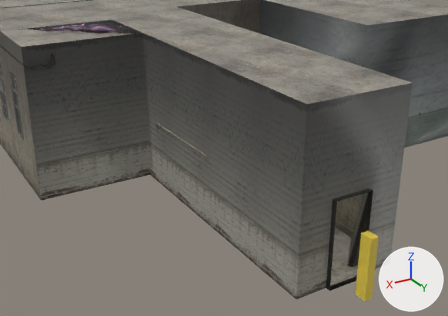
Before and after pictures for a commit that changed the glTF model assets/interiors/1_door.gltf.
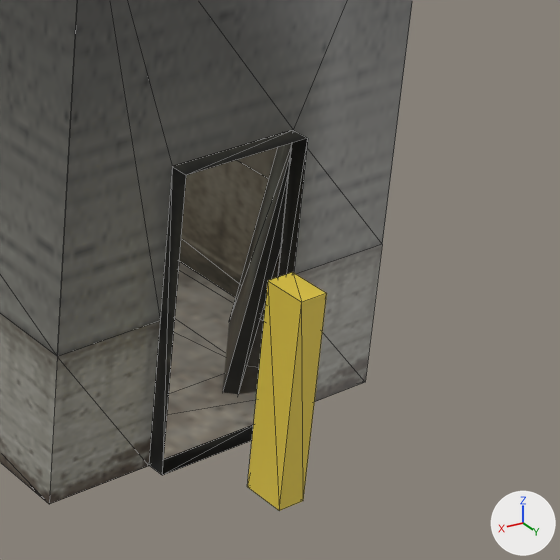
Old and new are each drawn from a camera (50 mm lens) standing at (61.1, 141.6, 59.0) and looking at (15.6, 65.6, 21.1) and again close up on the part from 63% to 100% of the width and 47% to 100% of the height. The lights are fixed; the arrows at lower right show +X, +Y and +Z. The close-ups show mesh edges as thin lines. Where no turn or scale is listed for an object, it has been applied to the vertices.

Objects in the first close-up: 'Entrance Hall Broken Door', 'Entrance Hall Doorway', 'Main Room Ground', 'Main Room Walls', 'Player Reference'.
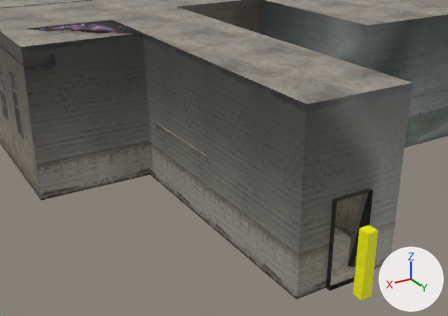
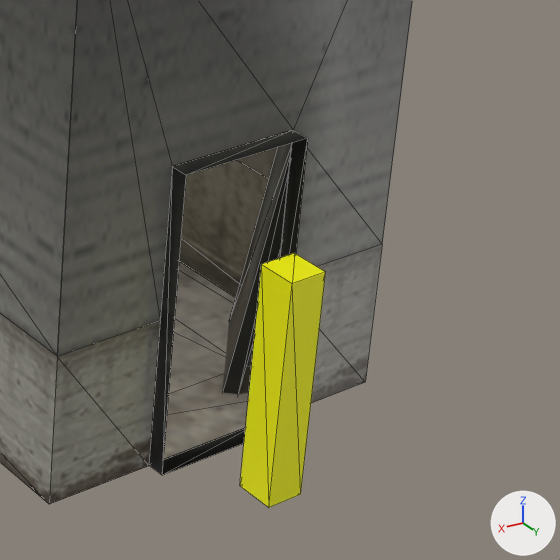
Diff of the bpy script that builds the scene:
```diff
--- a/assets/interiors/1_door.gltf.py
+++ b/assets/interiors/1_door.gltf.py
@@ mat_player_ref @@
+mat_player_ref = principled_material('Player Ref')
+mat_player_ref.base_color = (1.0, 1.0, 0.0)  # yellow #ffff00
@@ me_cube_003 @@
+me_cube_003.from_pydata(...)  # a box spanning x -1.0..1.0, y -1.0..1.0, z 0.0..12.0
+me_cube_003.materials.append(mat_player_ref)  # yellow #ffff00
@@ ob_player_reference @@
-ob_player_reference = bpy.data.objects.new('Player Reference', me_cube_001)
-ob_player_reference.location = (0.0, 82.61, 0.0)
@@ ob_cube @@
+ob_cube = bpy.data.objects.new('Cube', me_cube_003)
+ob_cube.location = (0.0, 82.27, 0.0)
```

Where the change shows, as pixel boxes (x1, y1, x2, y2) in the close-ups (560 x 560 px):
'Cube', added (yellow)
    after: (240, 253, 326, 507)
'Player Reference', deleted (yellow)
    before: (247, 272, 327, 511)
